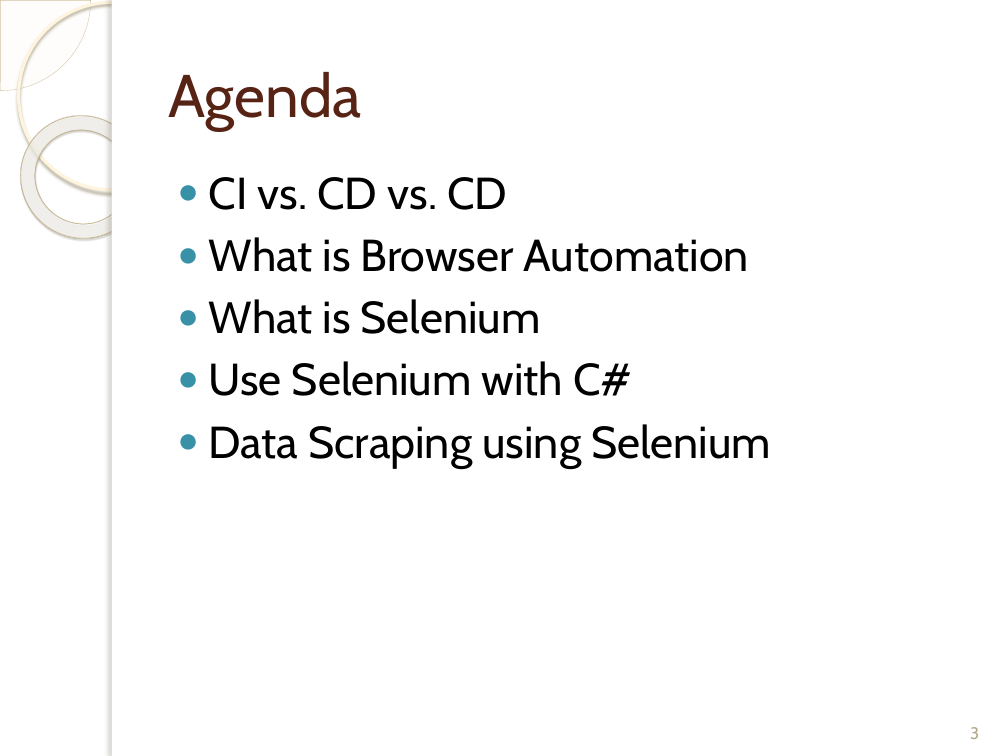
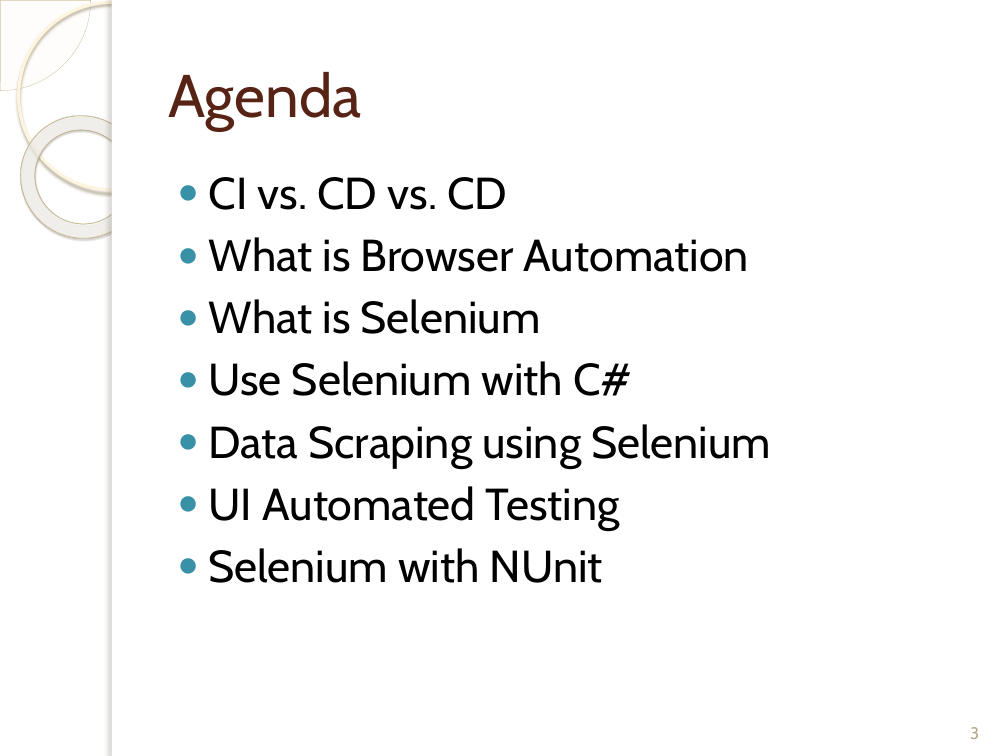
Before and after one commit to bilalshahzad139/SeleniumUIAutomation, a slide deck: slide 3 of Intro_To_Selenium.pptx. Drawn at 1008x756 pixels with LibreOffice and Linux fonts; fonts in the diff are those of the drawing; background and template pictures are left out. Boxes give left, top, right and bottom in pixels: in the first picture for what was removed or moved away, otherwise in the second. Text is boxed around its words. In the diff, an @@ line names an element or a change of style, - is before the commit and + after.

Commit message:
UI Automated Testing

```diff
--- a/Intro_To_Selenium.pptx
+++ b/Intro_To_Selenium.pptx
@@ text at (209,486,620,583): paragraphs added @@
+● UI Automated Testing
+● Selenium with NUnit
```
Also in this commit, not shown: 10 slides added, 7 other files.
